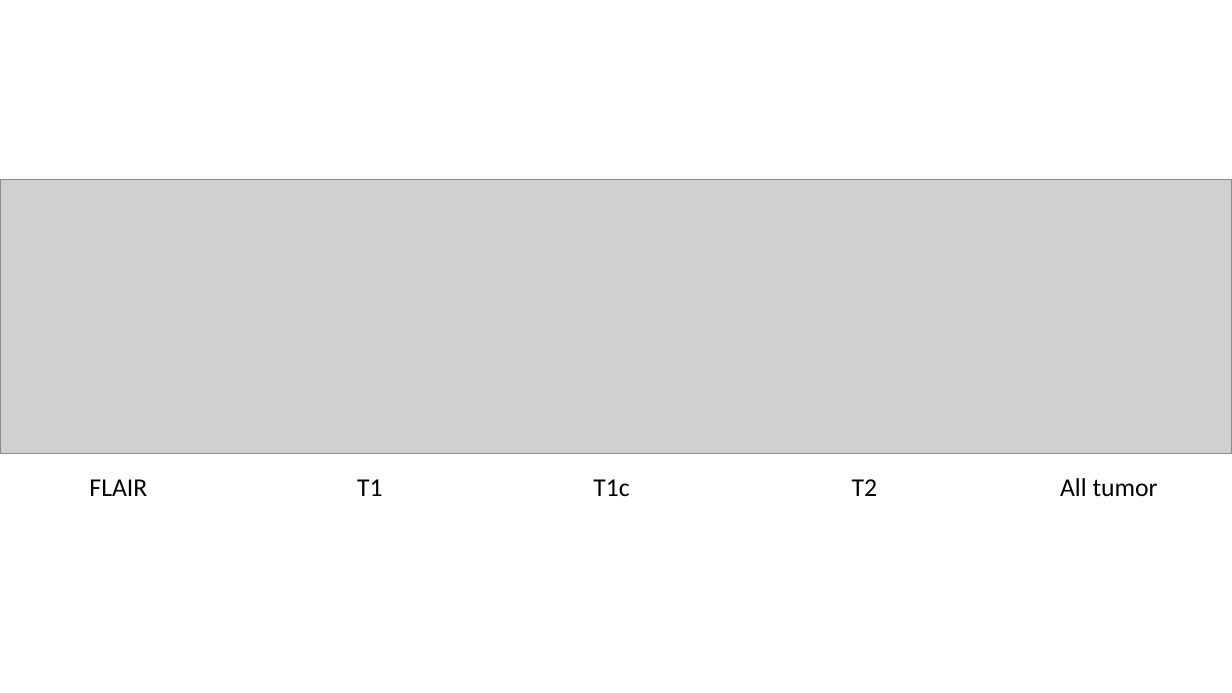
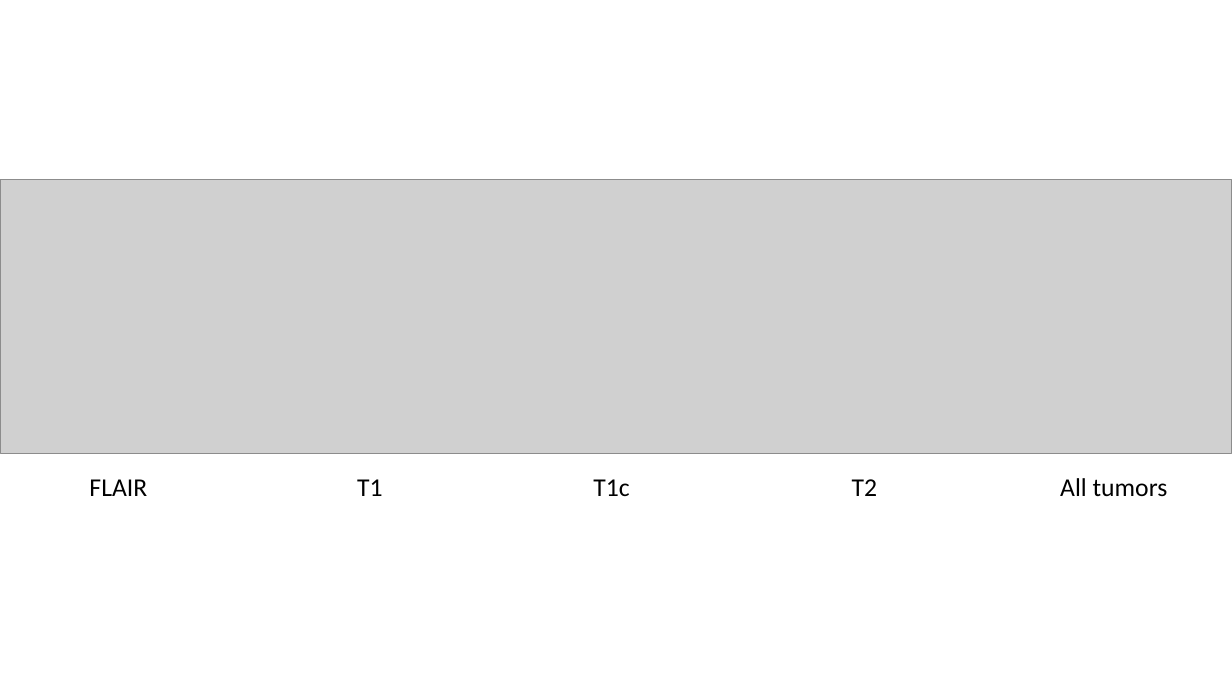
Before and after one commit to zsdonghao/u-net-brain-tumor, a slide deck: slide 1 of example/brain_tumor_data.pptx. Drawn at 1232x693 pixels with LibreOffice and Linux fonts; fonts in the diff are those of the drawing; grey boxes stand for pictures. Boxes give left, top, right and bottom in pixels: in the first picture for what was removed or moved away, otherwise in the second. Text is boxed around its words. In the diff, an @@ line names an element or a change of style, - is before the commit and + after.

```diff
--- a/example/brain_tumor_data.pptx
+++ b/example/brain_tumor_data.pptx
@@ text at [1060,478,1168,497]: text changed @@
-All tumor
+All tumors
```
Also in this commit, not shown: 1 other file.
